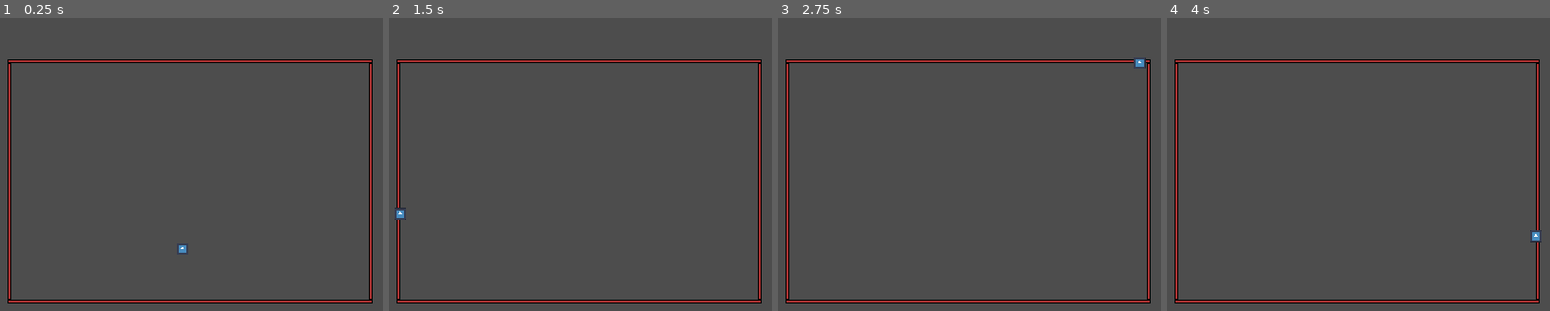
Above: before the commit, frames 1-4 (left to right).
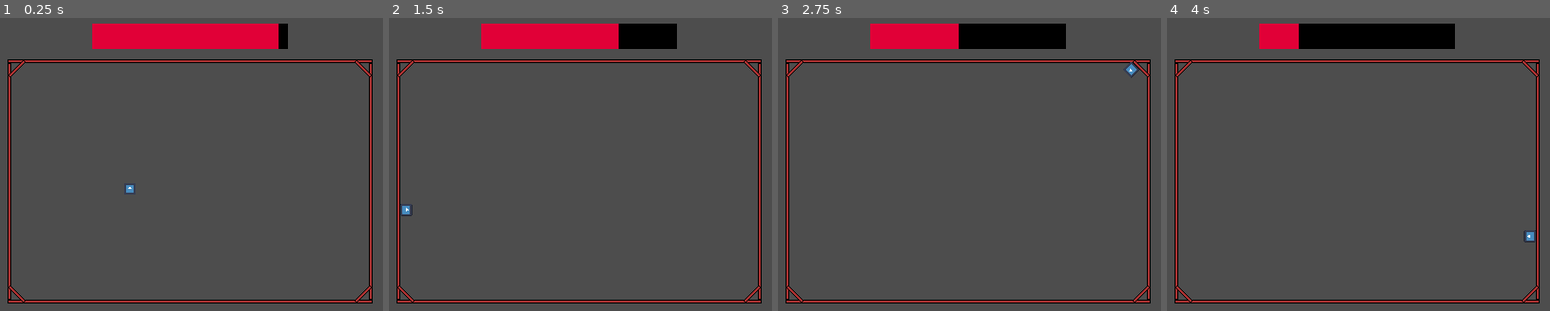
Above: after the commit, the same moments.

Repository: chiyudev1394/project-slice
Game: Godot game, scene res://play_ground/play_ground.tscn
The game is run twice, just before and just after one commit, with the same random seed, the same clock (stepped at 60 frames per second) and the same inputs. The engine's default icon, where the game draws it, is replaced by a stand-in: a white triangle on a blue panel in a dark square.
Inputs (mouse positions are in pixels of both pictures, inside the frame that each line leads up to):
- Up to frame 1 (0.25 s): no input
- Up to frame 2 (1.5 s): move the mouse to (710, 167) at 0.52 s; click (710, 167) at 0.6 s; move the mouse to (457, 202) at 1.27 s; click (457, 202) at 1.35 s
- Up to frame 3 (2.75 s): tap Enter at 2 s; move the mouse to (1026, 111) at 2.02 s; click (1026, 111) at 2.1 s
- Up to frame 4 (4 s): move the mouse to (1327, 252) at 2.77 s; click (1327, 252) at 2.85 s; move the mouse to (1538, 234) at 3.52 s; click (1538, 234) at 3.6 s

The runs differ from the first frame. In frame 1, 4.8% of the frame differs, in the area x 2-98%, y 1-98%; in frame 2, 4.8%, in the area x 1-98%, y 1-98%; in frame 3, 4.8%; in frame 4, 4.8%.

Commit message:
Added health system

Diff:
--- a/play_ground/play_ground.tscn
+++ b/play_ground/play_ground.tscn
@@ -1,9 +1,17 @@
 [gd_scene format=3 uid="uid://dlr1lrp3pujmo"]
 
+[ext_resource type="Script" uid="uid://dpqqk4n0301oy" path="res://play_ground/src/play_ground.gd" id="1_e1w2v"]
 [ext_resource type="PackedScene" uid="uid://bu5canu85t7e1" path="res://sticky_wall/sticky_wall.tscn" id="1_wrgtl"]
 [ext_resource type="PackedScene" uid="uid://c12xuskm361ry" path="res://player/player.tscn" id="2_hi6ds"]
 
+[sub_resource type="StyleBoxFlat" id="StyleBoxFlat_tr26a"]
+bg_color = Color(0, 0, 0, 1)
+
+[sub_resource type="StyleBoxFlat" id="StyleBoxFlat_j7sjd"]
+bg_color = Color(0.8835175, 0, 0.21703005, 1)
+
 [node name="PlayGround" type="Node2D" unique_id=1883486659]
+script = ExtResource("1_e1w2v")
 
 [node name="Box" type="Node2D" parent="." unique_id=75352283]
 position = Vector2(320, 176)
@@ -24,5 +32,39 @@
 position = Vector2(-192, 0)
 height_scale = 63.0
 
+[node name="StickyWall5" parent="Box" unique_id=711185184 instance=ExtResource("1_wrgtl")]
+position = Vector2(-184, -120.000015)
+rotation = 0.7853982
+height_scale = 6.0
+
+[node name="StickyWall6" parent="Box" unique_id=1901702673 instance=ExtResource("1_wrgtl")]
+position = Vector2(183.99998, 120)
+rotation = 0.7853982
+scale = Vector2(0.99999994, 0.99999994)
+height_scale = 6.0
+
+[node name="StickyWall7" parent="Box" unique_id=306087228 instance=ExtResource("1_wrgtl")]
+position = Vector2(-184.00002, 120)
+rotation = -0.7853982
+scale = Vector2(0.99999994, 0.99999994)
+height_scale = 6.0
+
+[node name="StickyWall8" parent="Box" unique_id=1007151511 instance=ExtResource("1_wrgtl")]
+position = Vector2(183.99998, -120)
+rotation = -0.7853982
+scale = Vector2(0.99999994, 0.99999994)
+height_scale = 6.0
+
 [node name="Player" parent="." unique_id=726853529 instance=ExtResource("2_hi6ds")]
-position = Vector2(312, 248)
+position = Vector2(256, 184)
+max_life_time = 5.0
+
+[node name="PlayerHealthBar" type="ProgressBar" parent="." unique_id=1175665078]
+offset_left = 216.0
+offset_top = 8.0
+offset_right = 424.0
+offset_bottom = 35.0
+theme_override_styles/background = SubResource("StyleBoxFlat_tr26a")
+theme_override_styles/fill = SubResource("StyleBoxFlat_j7sjd")
+max_value = 10.0
+show_percentage = false
--- /dev/null
+++ b/play_ground/src/play_ground.gd
@@ -0,0 +1,14 @@
+extends Node2D
+
+@onready var player : Area2D = $Player
+@onready var player_hp_bar : ProgressBar = $PlayerHealthBar
+
+# Called when the node enters the scene tree for the first time.
+func _ready() -> void:
+	player_hp_bar.max_value = player.max_life_time
+
+
+# Called every frame. 'delta' is the elapsed time since the previous frame.
+func _process(delta: float) -> void:
+	if player != null:
+		player_hp_bar.value = player.cur_life_time
--- a/player/player.tscn
+++ b/player/player.tscn
@@ -3,7 +3,10 @@
 [ext_resource type="Texture2D" uid="uid://jymkebho6tbu" path="res://icon.svg" id="1_oul6g"]
 [ext_resource type="Script" uid="uid://c50bht2h6ply" path="res://player/src/player.gd" id="1_rkbax"]
 
-[node name="Player" type="Node2D" unique_id=726853529]
+[sub_resource type="RectangleShape2D" id="RectangleShape2D_cd5rv"]
+size = Vector2(12, 12)
+
+[node name="Player" type="Area2D" unique_id=1210493534]
 script = ExtResource("1_rkbax")
 
 [node name="Sprite2D" type="Sprite2D" parent="." unique_id=892848279]
@@ -13,3 +16,6 @@
 [node name="RayCast2D" type="RayCast2D" parent="." unique_id=300170340]
 target_position = Vector2(32, 0)
 collide_with_areas = true
+
+[node name="CollisionShape2D" type="CollisionShape2D" parent="." unique_id=620434888]
+shape = SubResource("RectangleShape2D_cd5rv")
--- a/player/src/player.gd
+++ b/player/src/player.gd
@@ -1,43 +1,69 @@
-extends Node2D
+extends Area2D
+class_name Player
+
+@export var max_life_time : float = 10.0
+@onready var cur_life_time : float = max_life_time
 
 @onready var jump_dir : Vector2 = Vector2(0, 0)
 
-@onready var ray_detect : bool = false
-@onready var ray : RayCast2D = $RayCast2D
+@onready var ray_cast_detect : bool = false
+@onready var ray_cast : RayCast2D = $RayCast2D
 
+@onready var sprite : Sprite2D = $Sprite2D
+@onready var collision_shape : CollisionShape2D = $CollisionShape2D
+
+
+#@onready var shape_cast : ShapeCast2D = $ShapeCast2D
 
 # Called when the node enters the scene tree for the first time.
 func _ready() -> void:
-	ray.enabled = false
+	ray_cast.enabled = false
+	#shape_cast.enabled = false
 
 func _physics_process(delta: float) -> void:
 	var collide_objects = []
 	var collide_positions = []
+	var collide_normal = []
 
-	while ray.is_colliding():
+	while ray_cast.is_colliding():
 		print("SLICE!!!")
 
-		var obj = ray.get_collider()
-		var hit_pos = ray.get_collision_point()
+		var obj = ray_cast.get_collider()
+		var hit_pos_ray : Vector2 = ray_cast.get_collision_point()
+		var hit_normal : Vector2 = ray_cast.get_collision_normal()
+		#var hit_pos_shape : Vector2 = shape_cast.get_collision_point(0)
+
+		#print(shape_cast.collision_result)
 
 		collide_objects.append(obj)
-		collide_positions.append(hit_pos)
-		#
-		#print("Name: ", obj)
-		#print("Position: ", hit_pos)
+		collide_positions.append(hit_pos_ray)
+		collide_normal.append(hit_normal)
+		#collide_positions_shape.append(hit_pos_shape)
 
-		ray.add_exception(obj)
-		ray.force_raycast_update()
+		#print(hit_pos_ray)
+		#print(hit_pos_shape)
+
+		ray_cast.add_exception(obj)
+		ray_cast.force_raycast_update()
+		#shape_cast.force_shapecast_update()
 
 	if collide_objects:
-		ray.enabled = false
+		ray_cast.enabled = false
+		#shape_cast.enabled = false
+
+	#print(len(collide_objects))
+
+	var first_wall : bool = true
 
 	for i in range(len(collide_objects)):
-		collide_objects[i].sliced(self, collide_positions[i])
-		ray.remove_exception(collide_objects[i])
+		if first_wall and collide_objects[i] is Wall:
+			print(collide_normal[i])
+			collide_objects[i].sliced(self, collide_positions[i], collide_normal[i])
+			first_wall = false
+		ray_cast.remove_exception(collide_objects[i])
 
 
-func _update_ray_target() -> void:
+func _update_ray_cast_target() -> void:
 	var x_coef : float = INF
 	var y_coef : float = INF
 	var viewport_size : Vector2 = get_viewport().get_visible_rect().size
@@ -52,22 +78,33 @@
 	elif jump_dir.y > 0.0:
 		y_coef = (viewport_size.y - global_position.y) / jump_dir.y
 
-	ray.target_position = min(x_coef, y_coef) * jump_dir
-	print(ray.target_position)
+	ray_cast.target_position = min(x_coef, y_coef) * jump_dir
+	#shape_cast.target_position = ray_cast.target_position
+	#print(ray_cast.target_position)
 
 
 # Called every frame. 'delta' is the elapsed time since the previous frame.
 func _process(delta: float) -> void:
+	# check if alive
+	if cur_life_time <= 0:
+		print("You are dead")
+		self.queue_free()
+
+	cur_life_time -= delta
+
 	# calculate hero looking direction
 	var new_jump_dir : Vector2 = get_global_mouse_position() - global_position
 
 	if new_jump_dir != Vector2.ZERO:
 		jump_dir = new_jump_dir.normalized()
 
-	# update raycast 2d target position
-	_update_ray_target()
+	# update ray_castcast 2d target position
+	_update_ray_cast_target()
 
 	# check inputs
+	if Input.is_action_just_pressed("Slice"):
+		ray_cast.enabled = true
+		#shape_cast.enabled = true
 
-	if Input.is_action_just_pressed("Slice"):
-		ray.enabled = true
+func get_size() -> Vector2:
+	return sprite.texture.get_size() * sprite.scale
--- a/sticky_wall/src/sticky_wall.gd
+++ b/sticky_wall/src/sticky_wall.gd
@@ -1,5 +1,6 @@
 @tool
 extends Area2D
+class_name Wall
 
 @export var width_scale : float = 1.0
 @export var height_scale : float = 1.0
@@ -27,8 +28,10 @@
 	collision_shape.scale = Vector2(width_scale, height_scale)
 
 
-func sliced(slicer: Node2D, slice_pos : Vector2) -> bool:
+func sliced(slicer: Node2D, slice_pos : Vector2, slice_normal : Vector2) -> bool:
 	print("Sliced at relative vector: ", slice_pos - global_position)
-	slicer.reparent(self)
-	slicer.position = slice_pos - global_position
+	slicer.position = slice_pos
+	slicer.position += slice_normal * slicer.get_size() / 2
+	slicer.sprite.rotation = slice_normal.angle() + PI / 2
+	slicer.collision_shape.rotation = slice_normal.angle() + PI / 2
 	return false
--- a/sticky_wall/sticky_wall.tscn
+++ b/sticky_wall/sticky_wall.tscn
@@ -10,6 +10,7 @@
 script = ExtResource("1_xgfst")
 width_base = 4.0
 height_base = 4.0
+normal_vec = Vector2(0, 0)
 
 [node name="NinePatchRect" type="NinePatchRect" parent="." unique_id=1121764419]
 anchors_preset = -1
Not shown, added: play_ground/src/play_ground.gd.uid
